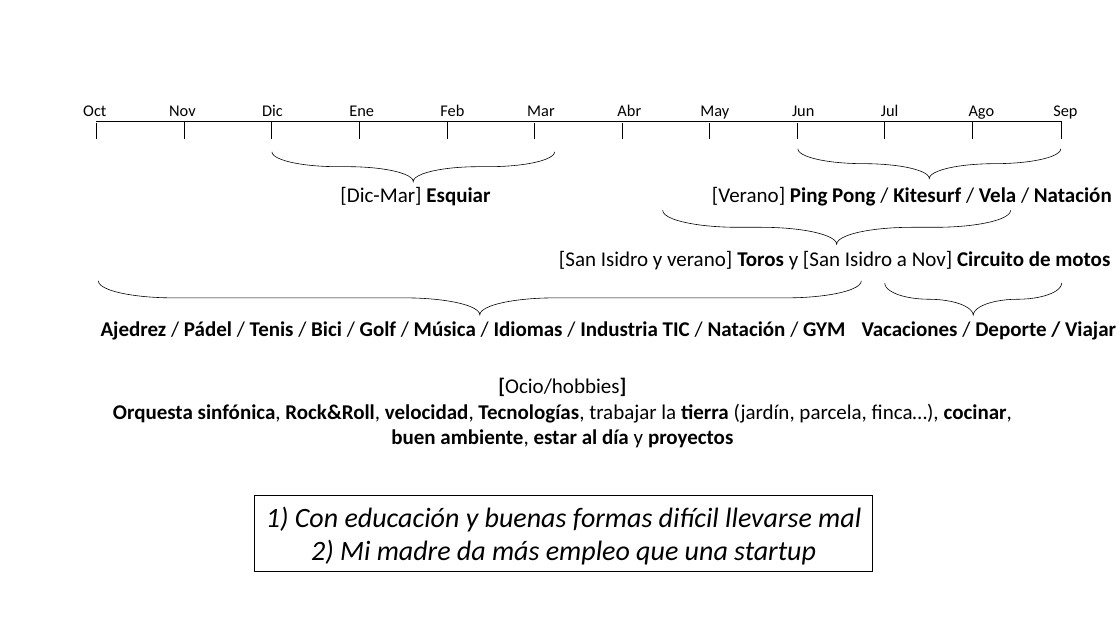
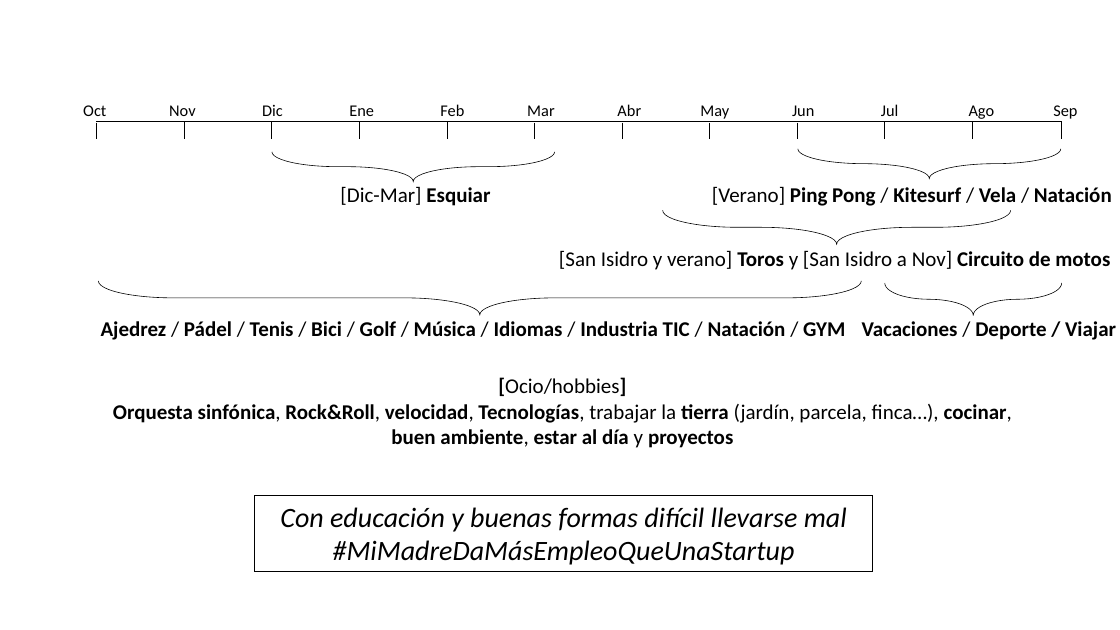
Before and after one commit to antoniojturel/cv, a slide deck: slide 1 of salud.pptx. Drawn at 1120x630 pixels with LibreOffice and Linux fonts; fonts in the diff are those of the drawing. Boxes give left, top, right and bottom in pixels: in the first picture for what was removed or moved away, otherwise in the second. Text is boxed around its words. In the diff, an @@ line names an element or a change of style, - is before the commit and + after.

Commit message:
actualización

```diff
--- a/salud.pptx
+++ b/salud.pptx
@@ text in rectangle at [280,507,847,565]: text changed @@
-1) Con educación y buenas formas difícil llevarse mal
-2) Mi madre da más empleo que una startup
+Con educación y buenas formas difícil llevarse mal
+#MiMadreDaMásEmpleoQueUnaStartup
```
